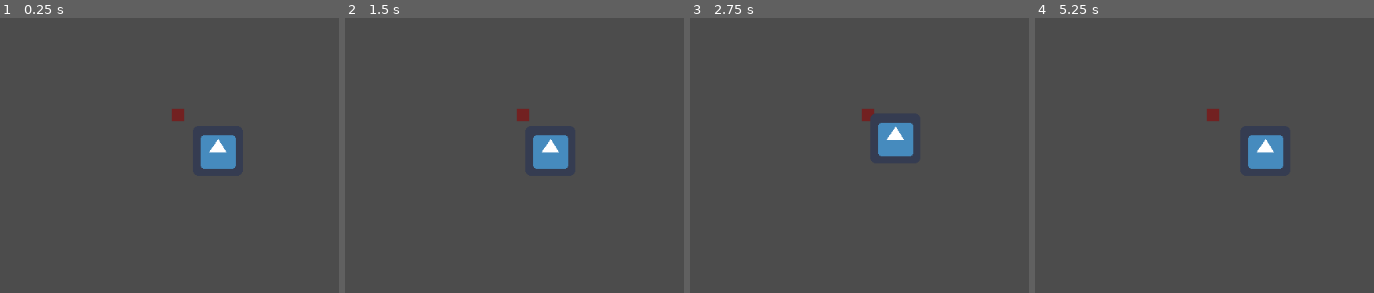
Above: before the commit, frames 1-4 (left to right).
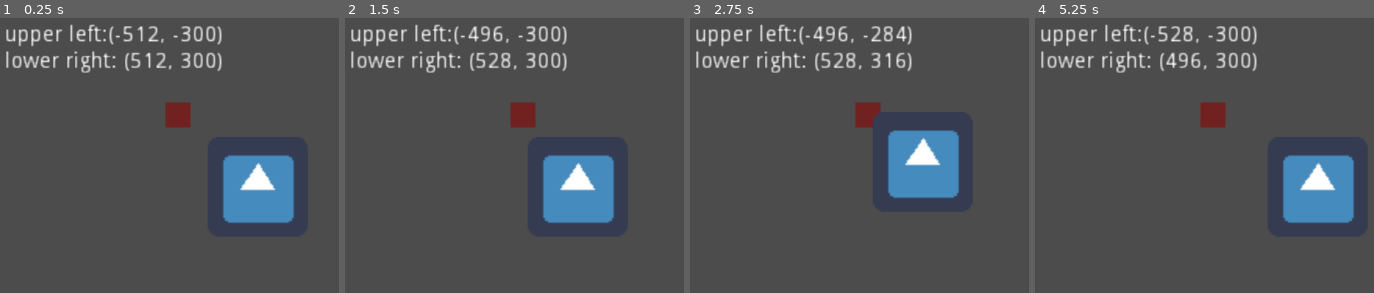
Above: after the commit, the same moments.

Repository: Sushperson/Tree-Simulator-2023
Game: Godot game, scene res://Scenes/World.tscn
Two runs of this game, one before a commit and one after it. Both use one fixed random seed, a clock stepped at 60 frames per second and the inputs below. The engine's default icon, where the game draws it, is replaced by a stand-in: a white triangle on a blue panel in a dark square.
Inputs:
- Up to frame 1 (0.25 s): no input
- Up to frame 2 (1.5 s): tap Enter at 0.5 s; hold D (right) 0.53-1.28 s; hold S (down) from 1.28 s (still down)
- Up to frame 3 (2.75 s): release S (down) at 2.03 s; hold D (right) from 2.03 s (still down)
- Up to frame 4 (5.25 s): tap Space at 2.75 s; release D (right) at 2.78 s; hold W (up) 2.78-3.53 s; tap Enter at 3.5 s; hold A (left) 3.53-5.03 s; hold S (down) from 5.03 s (still down)

The runs differ from the first frame. In frame 1, 9.6% of the frame differs, in the area x 1-87%, y 2-75%; in frame 2, 9.4%; in frame 3, 8.7%; in frame 4, 10%, in the area x 1-95%, y 2-75%.

Commit message:
Added (not ready) function that calculates the coordinate range of currently visible tiles

Diff:
--- a/Tree_sim/Scenes/World.tscn
+++ b/Tree_sim/Scenes/World.tscn
@@ -14,6 +14,13 @@
 
 [node name="Camera2D" type="Camera2D" parent="."]
 current = true
+zoom = Vector2( 0.5, 0.5 )
+
+[node name="Label" type="Label" parent="Camera2D"]
+margin_left = -111.0
+margin_top = -58.0
+margin_right = -53.0
+margin_bottom = -28.0
 
 [node name="Sprite" type="Sprite" parent="."]
 position = Vector2( 51, 46 )
--- a/Tree_sim/Scripts/World.gd
+++ b/Tree_sim/Scripts/World.gd
@@ -8,10 +8,15 @@
 
 # Called when the node enters the scene tree for the first time.
 func _ready():
-	pass # Replace with function body.
+	pass
 
 
 # Called every frame. 'delta' is the elapsed time since the previous frame.
 func _process(delta):
 	var player = get_node("Player")
 	player.position = Vector2(player.pos_x * tile_size, player.pos_y * tile_size)
+	get_node("Camera2D/Label").set_text("upper left:" + str(get_visible_rect().position) + "\n" + "lower right: " + str(get_visible_rect().end))
+
+
+func get_visible_rect():
+	return Rect2((get_node("Camera2D").position - get_viewport_rect().size / 2) , get_viewport_rect().size)
